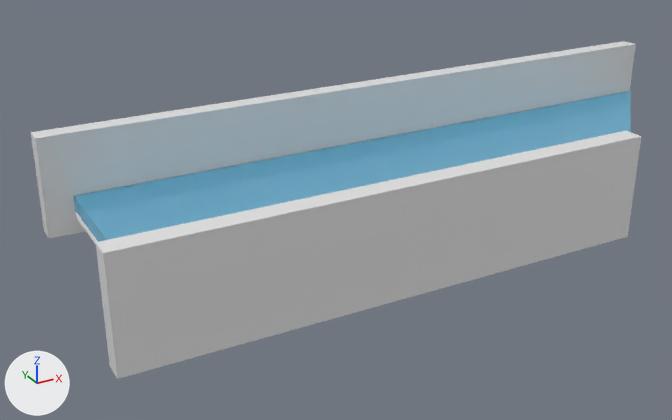
The OBJ model data/foerderband_3_origin.obj: old version first, new version second.
The view is the same before and after, from a 50 mm camera at (-16.2, -12.5, 13.1) aimed at (-1.3, 14.7, -0.5). The axes (+X, +Y, +Z) are drawn at lower left. The lights are the same throughout. Where no turn or scale is listed for an object, it has been applied to the vertices.
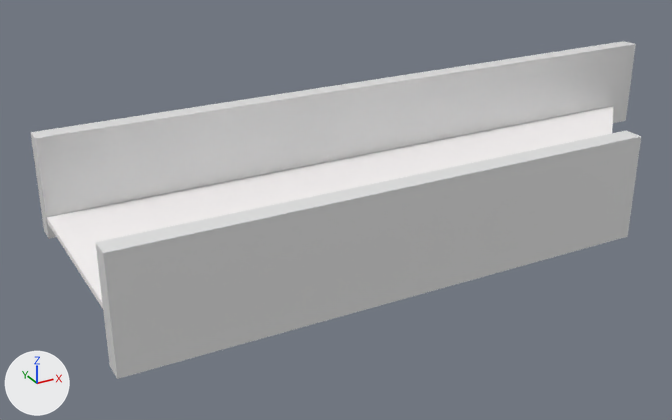
The newer file is also turned or shifted as a whole; pictures and numbers use the older file's frame.

Diff of the bpy script that builds the scene:
```diff
--- a/data/foerderband_3_origin.obj.py
+++ b/data/foerderband_3_origin.obj.py
@@ me_cube_006 @@
 me_cube_006.from_pydata(...)  # 8 vertices, 6 faces; spans x -9.8..16.2, y 9.0..17.8, z -0.2..0.1
 # used by ob_cube_006; location = (0.0, 0.0, 0.0)
+# me_cube_006 part 1: the whole mesh is moved by (-1.0, 0.0, 0.0)
 me_cube_006.materials.append(mat_material)
@@ ob_cube_014 @@
-ob_cube_014 = bpy.data.objects.new('Cube.014', me_cube_014)
-ob_cube_014.location = (0.0, 0.0, 0.0)
```

Boxes (x1, y1, x2, y2) around the edits, measured in the pictures (672 x 420 px):
'Cube.014', deleted
    before: (74, 91, 631, 242)
'Cube.006', mesh moved
    before: (76, 213, 98, 244)
    after: (47, 106, 613, 308)
